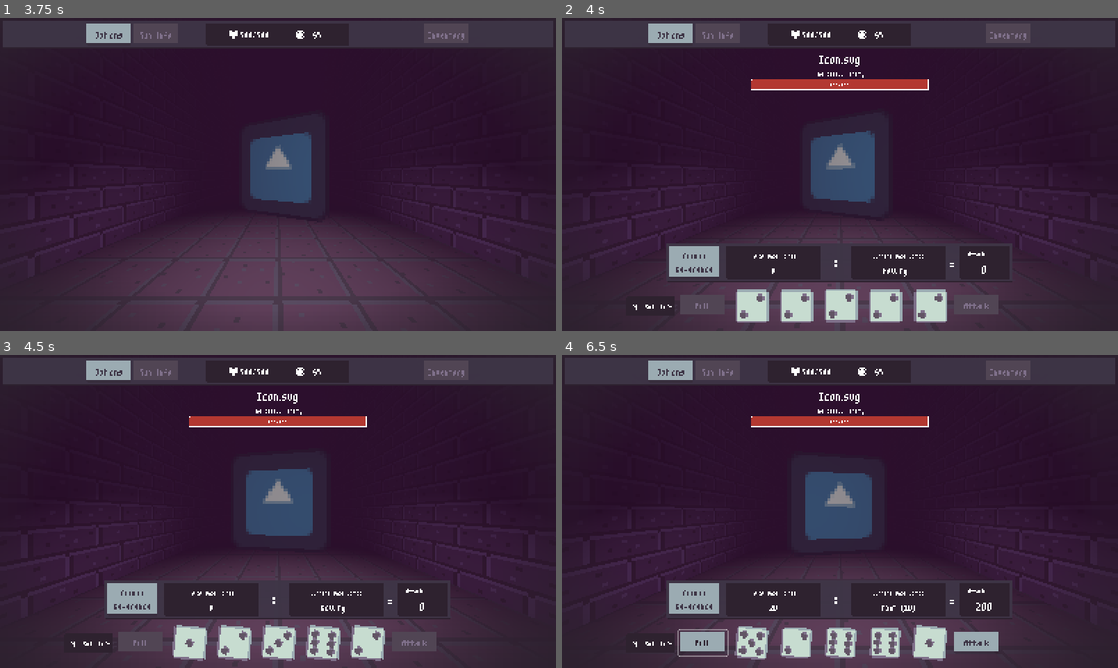
Above: before the commit, frames 1-4 (two rows, left to right).
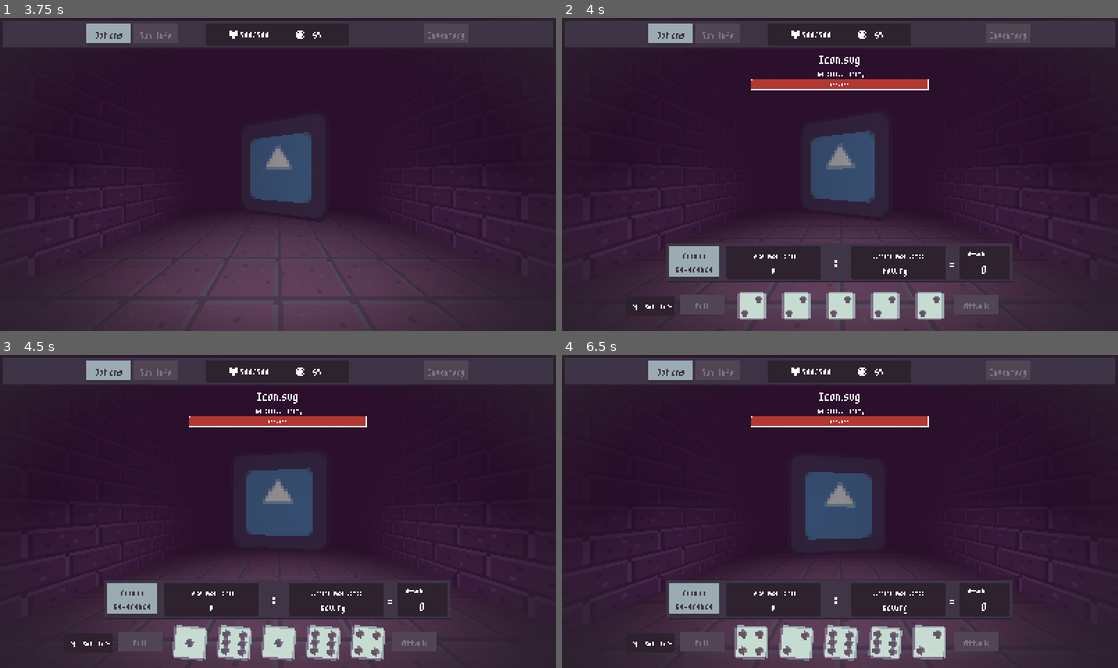
Above: after the commit, the same moments.

Repository: wokeraccoon/DiceGame
Game: Godot game, scene res://scenes/main.tscn
Same seed, same stepped clock (60 frames per second), same inputs: the game is played once before the commit and once after it. The engine's default icon, where the game draws it, is replaced by a stand-in: a white triangle on a blue panel in a dark square.
Inputs:
- Up to frame 1 (3.75 s): hold D (turn_right) 0.53-1.28 s; hold Down (ui_down) 1.28-2.03 s; hold D (turn_right) 2.03-2.75 s; click "Play" at 2.75 s; hold Up (ui_up) from 3.53 s (still down)
- Up to frame 2 (4 s): keep holding Up (ui_up)
- Up to frame 3 (4.5 s): release Up (ui_up) at 4.28 s; hold A (turn_left) from 4.28 s (still down)
- Up to frame 4 (6.5 s): release A (turn_left) at 5.78 s; hold Down (ui_down) from 5.78 s (still down)

Frame 1 is identical in both runs. In frame 2, 1.7% of the frame differs, in the area x 31-70%, y 86-98%; in frame 3, 0.2%; in frame 4, 2.2%, in the area x 20-79%, y 79-98%.
Error in both runs: Cannot call method 'get_device_name' on a null value. (res://scenes/debug/debug_stats_panel.gd:14)

Commit message:
fixed dice not unlocking after enemy turn

Diff:
--- a/scenes/game/battle_stage/battle_ui/player_dice_ui/player_dice_ui.gd
+++ b/scenes/game/battle_stage/battle_ui/player_dice_ui/player_dice_ui.gd
@@ -101,9 +101,13 @@
 	dice_rolled = 0
 	if !initial_roll:
 		set_rolls_left(rolls_left - 1)
+		for dice : Dice in player_dice:
+			dice.start_roll_dice()
+	else:
+		for dice : Dice in player_dice:
+			dice.restart_dice()
 
-	for dice : Dice in player_dice:
-		dice.start_roll_dice()
+
 
 	set_attack_score_label(0)
 	total_dice_score = 0
